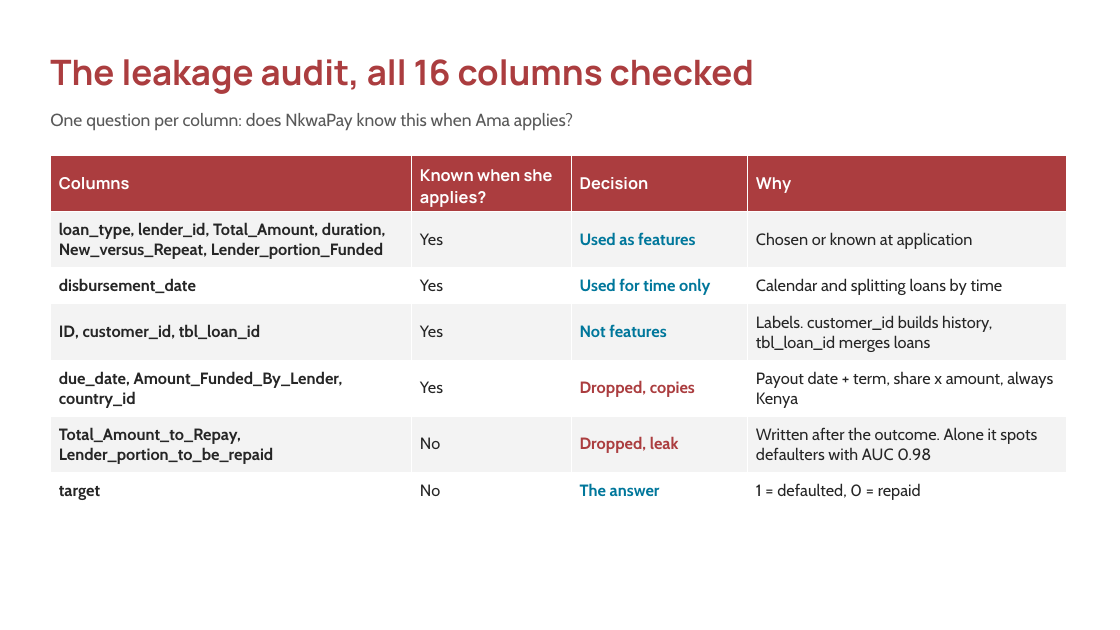
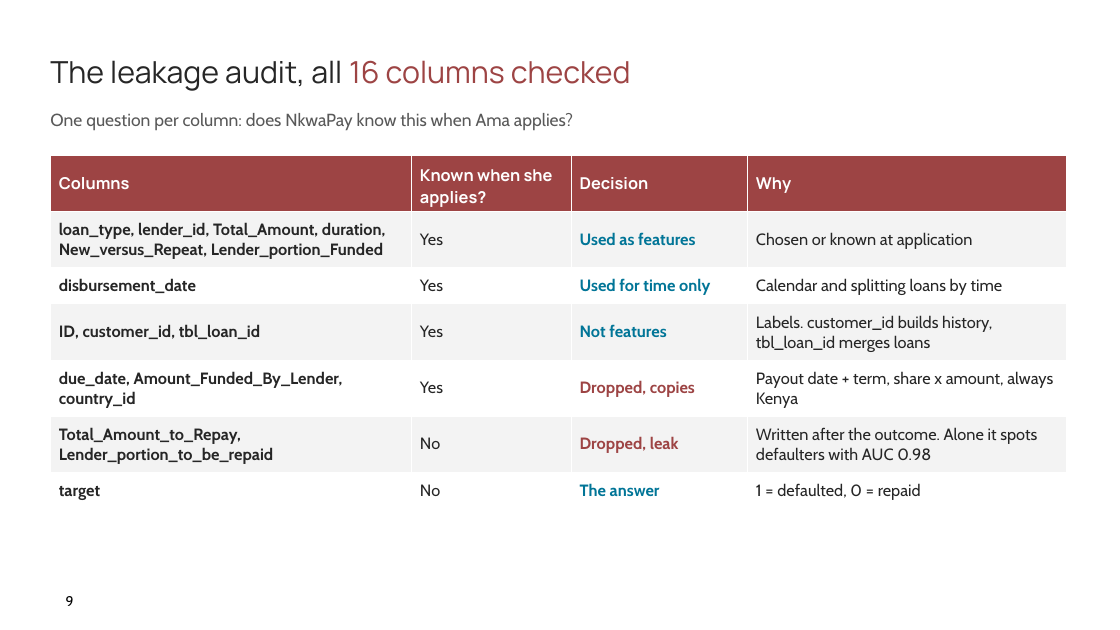
Before and after one commit to ASU-MICS-2028/mle-group-3-prosit-2, a slide deck: slide 9 of slides/NkwaPay_Debrief_Present.pptx. Drawn at 1120x630 pixels with LibreOffice and Linux fonts; fonts in the diff are those of the drawing; background and template pictures are left out. Boxes give left, top, right and bottom in pixels: in the first picture for what was removed or moved away, otherwise in the second. Text is boxed around its words. In the diff, an @@ line names an element or a change of style, - is before the commit and + after.

```diff
--- a/slides/NkwaPay_Debrief_Present.pptx
+++ b/slides/NkwaPay_Debrief_Present.pptx
@@ text "The leakage audit, all 16 ..." at (50,60,631,91): size 30 to 26 pt, bold off; text colour #AB3D3F to #262626 in "The leakage audit, all"; text colour #AB3D3F to #9D4444 in "16 columns checked" @@
@@ page number added at (66,596,74,606), 12 pt, text #000000 @@
+9
```
Also in this commit, not shown: 20 other slides changed, 1 slide added.
